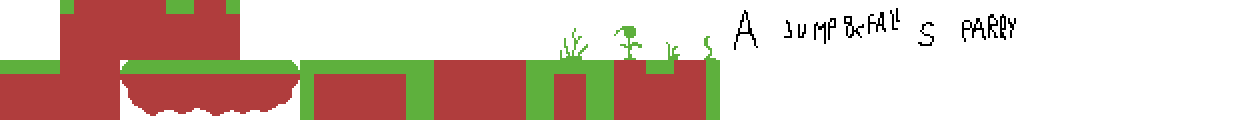
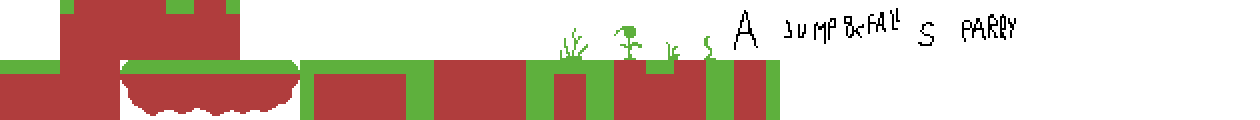
Two versions of the same layered image (w=1260, h=120). Layer-by-layer changes:
painted on "Layer 2" over [720, 60, 780, 120]
